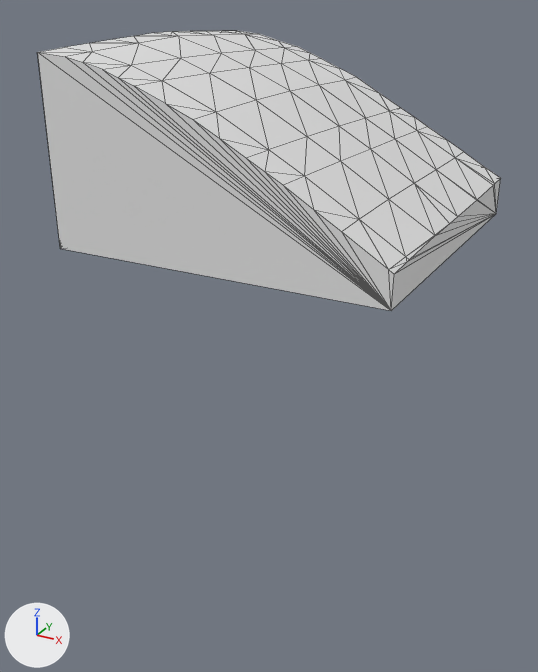
Renders of the glTF model assets/terrain/surface_pieces/surf_2_20.glb from each side of a commit.
Before and after are seen from a camera (50 mm lens) standing at (-92.42, -2.59, -26.85) and looking at (-97.73, 7.08, -31.69). Arrows for +X, +Y and +Z are at lower left; the lights stay in place. The first picture is the older version. Mesh edges are drawn as thin lines. Where no turn or scale is listed for an object, it has been applied to the vertices.

Objects in the first picture: 'geometry_0'.
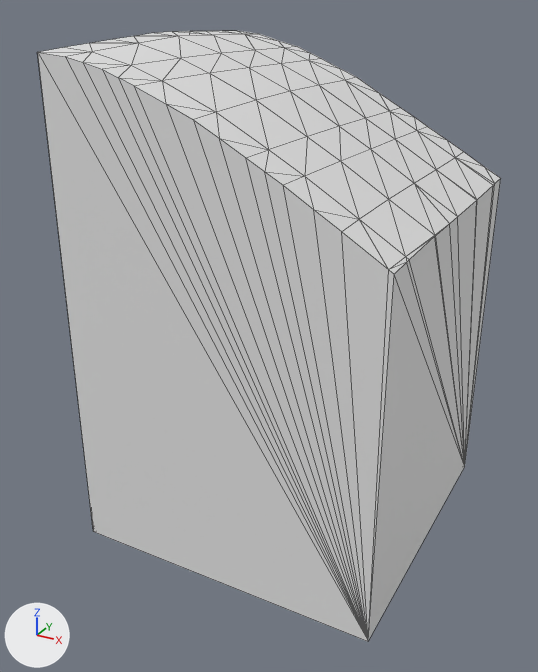
The edits, one by one:
me_geometry_0 is used by ob_geometry_0; location (0.0, 0.0, 0.0).
me_geometry_0 had 96 vertices, 188 faces and spanned x -100.0..-95.0, y 5.0..10.0, z -30.0..-27.19.
me_geometry_0 now has 96 vertices, 188 faces and spans x -100.0..-95.0, y 5.0..10.0, z -35.0..-27.19.
Part 1, on me_geometry_0:
4 vertices are removed from x -100.0..-95.0, y 5.0..10.0, z -30.0.
61 faces are deleted.
4 vertices are added at (-100.0, 10.0, -35.0), (-100.0, 5.0, -35.0), (-95.0, 10.0, -35.0), (-95.0, 5.0, -35.0).
61 new faces join them.

Changed parts and their boxes [x1, y1, x2, y2] in the pictures (538 x 672 px; the box of a moved part takes in the faces that stretch with it):
'geometry_0', reshaped (117% taller): before [37, 31, 501, 311]; after [37, 31, 501, 641]
part 1 of me_geometry_0, moved or reshaped: before [37, 52, 501, 311]; after [37, 52, 501, 641]
